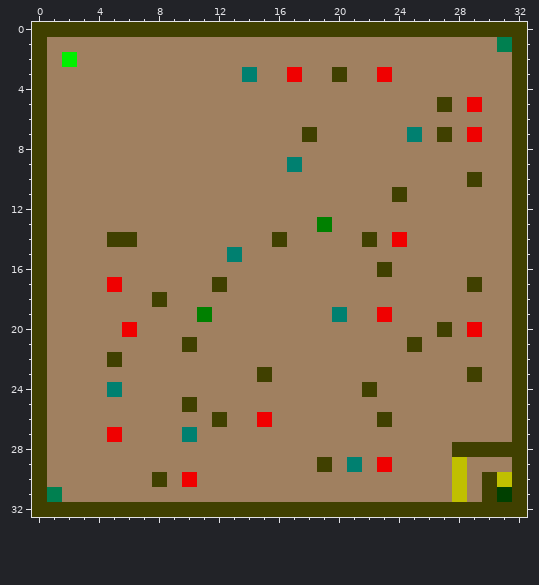
Pixel-art sprite -- levels/glevel3.png. Above, as it was before the edit.
The file is 33x33 pixels.
Now the later version:
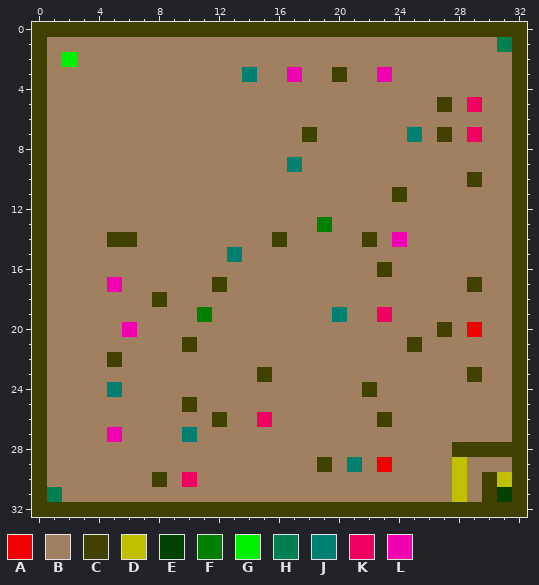
Palette (. is transparent): A #f00000  B #a08060  C #404000  D #c0c000  E #004000  F #008000  G #00f000  H #008050  J #008070  K #f00060  L #f000b0
Difference:
@@ x 15..31 @@
  2 BBBBBBBBBBBBBBBBB
- 3 BBABBCBBABBBBBBBB
+ 3 BBLBBCBBLBBBBBBBB
  4 BBBBBBBBBBBBBBBBB
- 5 BBBBBBBBBBBBCBABB
+ 5 BBBBBBBBBBBBCBKBB
  6 BBBBBBBBBBBBBBBBB
- 7 BBBCBBBBBBJBCBABB
+ 7 BBBCBBBBBBJBCBKBB
  8 BBBBBBBBBBBBBBBBB
@@ x 0..32 @@
 13 CBBBBBBBBBBBBBBBBBBFBBBBBBBBBBBBC
-14 CBBBBCCBBBBBBBBBCBBBBBCBABBBBBBBC
+14 CBBBBCCBBBBBBBBBCBBBBBCBLBBBBBBBC
 15 CBBBBBBBBBBBBJBBBBBBBBBBBBBBBBBBC
 16 CBBBBBBBBBBBBBBBBBBBBBBCBBBBBBBBC
-17 CBBBBABBBBBBCBBBBBBBBBBBBBBBBCBBC
+17 CBBBBLBBBBBBCBBBBBBBBBBBBBBBBCBBC
 18 CBBBBBBBCBBBBBBBBBBBBBBBBBBBBBBBC
-19 CBBBBBBBBBBFBBBBBBBBJBBABBBBBBBBC
-20 CBBBBBABBBBBBBBBBBBBBBBBBBBCBABBC
+19 CBBBBBBBBBBFBBBBBBBBJBBKBBBBBBBBC
+20 CBBBBBLBBBBBBBBBBBBBBBBBBBBCBABBC
 21 CBBBBBBBBBCBBBBBBBBBBBBBBCBBBBBBC
@@ x 3..17 @@
 25 BBBBBBBCBBBBBBB
-26 BBBBBBBBBCBBABB
-27 BBABBBBJBBBBBBB
+26 BBBBBBBBBCBBKBB
+27 BBLBBBBJBBBBBBB
 28 BBBBBBBBBBBBBBB
 29 BBBBBBBBBBBBBBB
-30 BBBBBCBABBBBBBB
+30 BBBBBCBKBBBBBBB
 31 BBBBBBBBBBBBBBB
